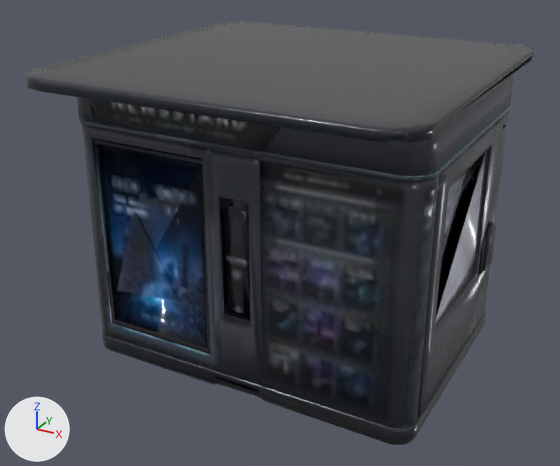
What one commit did to the glTF model assets/models/newsstand.glb.
Both versions are drawn from a 50 mm camera at (0.92, -1.767, 0.792) aimed at (-0.025, -0.048, -0.068). Lighting does not change. The marker at lower left points along +X, +Y and +Z. The picture after the commit comes second. Vertices at exactly the same position are counted once.

Before the edit, the objects in view are built like this:
```python
me_mesh_0 = bpy.data.meshes.new('Mesh_0')
me_mesh_0.from_pydata(...)  # 2083 vertices, 3756 faces; spans x -0.5..0.5, y -0.496..0.496, z -0.407..0.405
me_mesh_0.materials.append(mat_material_0)
ob_mesh_0 = bpy.data.objects.new('Mesh_0', me_mesh_0)
ob_mesh_0.location = (0.0, 0.0, 0.0)
```
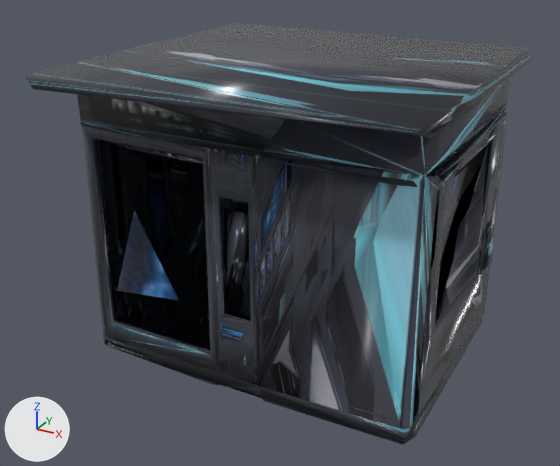
Where the change shows, as pixel boxes [x1, y1, x2, y2] in the pictures (560 x 466 px):
'Mesh_0', reshaped: before [25, 21, 535, 445]; after [26, 23, 532, 445]
part 1 of me_mesh_0, deleted (blue): before [98, 144, 208, 348]
part 2 of me_mesh_0, deleted: before [25, 21, 535, 445]
part 3 of me_mesh_0, surface changed: before [93, 124, 507, 396]; after [93, 113, 507, 378]

What the commit changed:
me_mesh_0 is used by ob_mesh_0; location (0.0, 0.0, 0.0).
me_mesh_0 had 2083 vertices, 3756 faces and spanned x -0.5..0.5, y -0.496..0.496, z -0.407..0.405.
me_mesh_0 now has 539 vertices, 976 faces and spans x -0.5..0.5, y -0.493..0.489, z -0.407..0.398.
me_mesh_0 part 1: the loose piece of 5 vertices spanning x -0.398..-0.068, y -0.334..-0.332, z -0.322..0.217 is deleted.
me_mesh_0 part 2: 1539 vertices removed from x -0.5..0.5, y -0.496..0.496, z -0.406..0.405.
me_mesh_0 part 3: 264 kept faces spanning x -0.473..0.485, y -0.344..0.35, z -0.403..0.259 get new texture (UV) coordinates.
